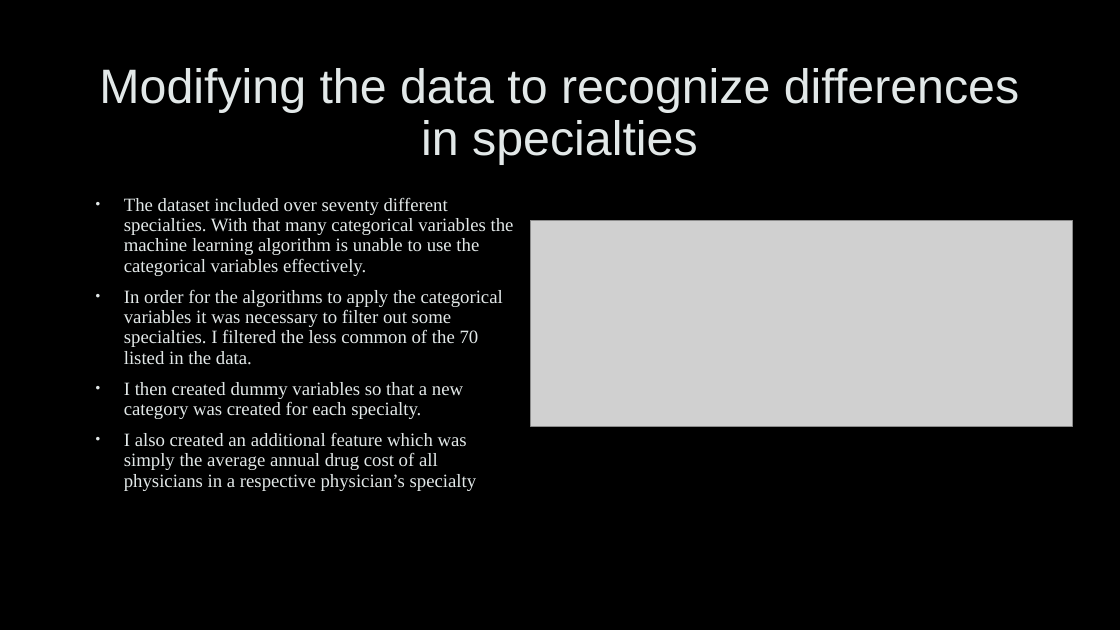
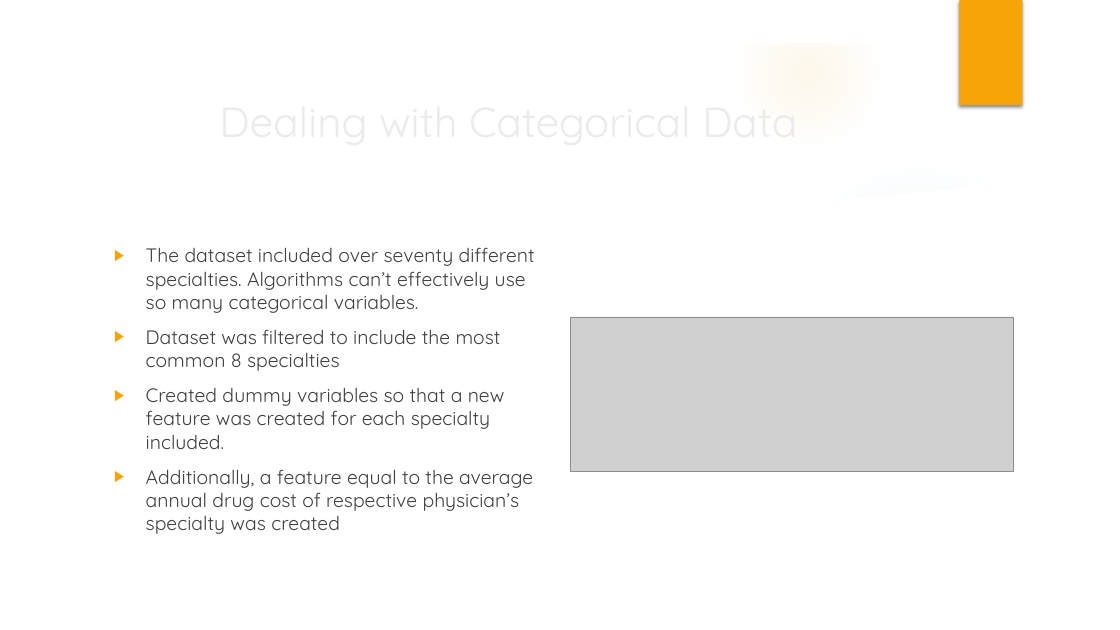
Before and after one commit to spiegelcolorado/Capstone-2-Final, a slide deck: slide 9 of Medicare_Rx_Slides.pptx. Drawn at 1120x630 pixels with LibreOffice and Linux fonts; fonts in the diff are those of the drawing; grey boxes stand for pictures; background and template pictures are left out. Boxes give left, top, right and bottom in pixels: in the first picture for what was removed or moved away, otherwise in the second. Text is boxed around its words. In the diff, an @@ line names an element or a change of style, - is before the commit and + after.

```diff
--- a/Medicare_Rx_Slides.pptx
+++ b/Medicare_Rx_Slides.pptx
@@ group added at (0, 0, 1120, 630): 6 ellipses, 3 freeform shapes @@
@@ rectangle added at (960, 0, 1023, 105), fill #F5A408 @@
@@ text at (146, 247, 535, 534): text changed; size 16.1 to 16.6 pt; font Times New Roman to Quicksand; text colour #E2E8E8 to #404040 @@
-• The dataset included over seventy different specialties. With that many categorical variables the machine learning algorithm is unable to use the categorical variables effectively.
-• In order for the algorithms to apply the categorical variables it was necessary to filter out some specialties. I filtered the less common of the 70 listed in the data.
-• I then created dummy variables so that a new category was created for each specialty.
-• I also created an additional feature which was simply the average annual drug cost of all physicians in a respective physician’s specialty
+▶ The dataset included over seventy different specialties. Algorithms can’t effectively use so many categorical variables.
+▶ Dataset was filtered to include the most common 8 specialties
+▶ Created dummy variables so that a new feature was created for each specialty included.
+▶ Additionally, a feature equal to the average annual drug cost of respective physician’s specialty was created
@@ title at (229, 288, 329, 313): text changed; size 41.4 to 36 pt; font Arial to Quicksand; text colour #E2E8E8 to #EBEBEB @@
-Modifying the data to recognize differences in specialties
+Dealing with Categorical Data
@@ picture: place and size @@
-picture at (530, 220, 1072, 426)
+picture at (571, 317, 1014, 471)
```
Also in this commit, not shown: 7 other slides changed, 4 slides added, 3 slides removed, 2 other files.
